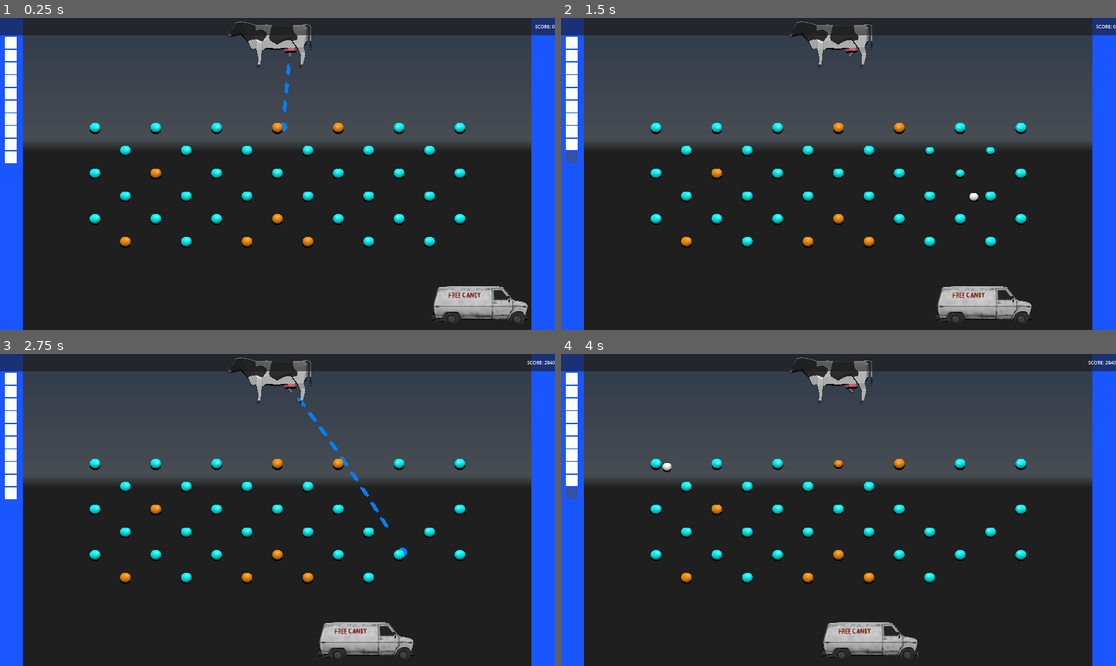
Above: before the commit, frames 1-4 (two rows, left to right).
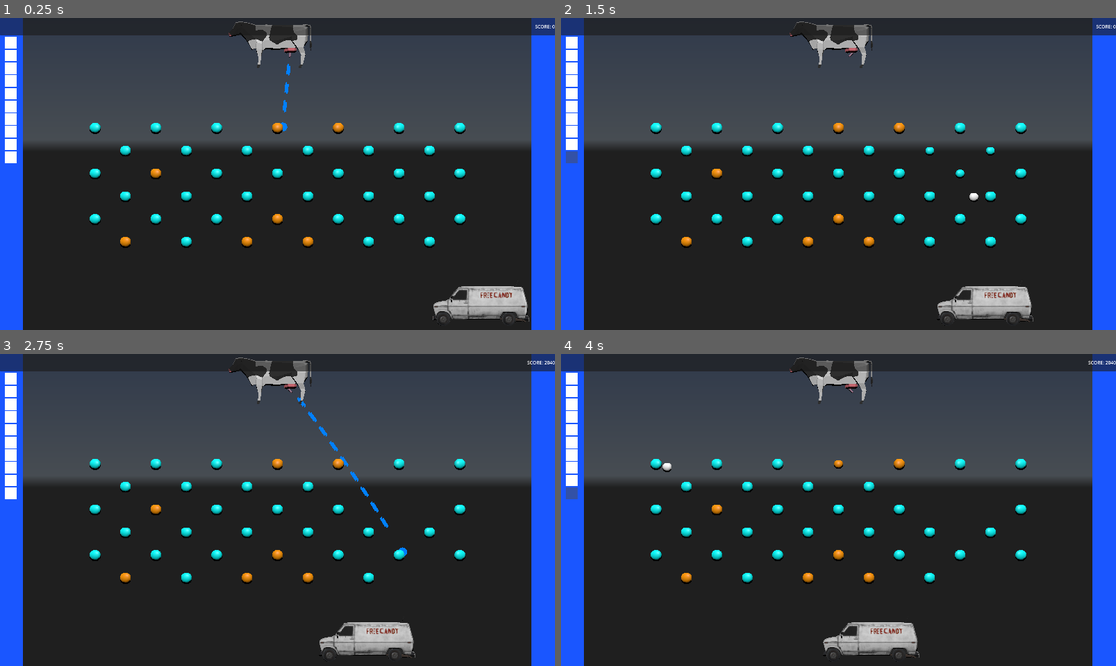
Above: after the commit, the same moments.

Repository: Temia116/Milke-2--Into-the-third-dimension
Game: Godot game, scene res://scenes/node_3d.tscn
Two runs of this game, one before a commit and one after it. Both use one fixed random seed, a clock stepped at 60 frames per second and the inputs below. A sky picture missing from this copy of the repository is replaced by a grey-blue gradient. Video files are missing from this copy of the repository; at most half a second of black plays in their place.
Inputs (mouse positions are in pixels of both pictures, inside the frame that each line leads up to):
- Up to frame 1 (0.25 s): no input
- Up to frame 2 (1.5 s): move the mouse to (960, 158) at 0.52 s; click (960, 158) at 0.67 s; move the mouse to (727, 189) at 1.27 s; click (727, 189) at 1.42 s
- Up to frame 3 (2.75 s): move the mouse to (333, 441) at 2.02 s; click (333, 441) at 2.17 s
- Up to frame 4 (4 s): move the mouse to (810, 572) at 2.77 s; click (810, 572) at 2.92 s; move the mouse to (1005, 556) at 3.52 s; click (1005, 556) at 3.67 s

The runs differ from the first frame. In frame 1, 0.9% of the frame differs, in the area x 77-96%, y 83-99%; in frame 2, 0.9%; in frame 3, 0.9%; in frame 4, 0.9%, in the area x 46-65%, y 85-99%.

Commit message:
Fart Ball Chud

Diff:
--- a/scenes/node_3d.tscn
+++ b/scenes/node_3d.tscn
@@ -82,9 +82,6 @@
 
 [node name="StaticBody3D" parent="." unique_id=1202237873 instance=ExtResource("13_umdqk")]
 transform = Transform3D(-4.371139e-08, 0, 1, 0, 1, 0, -1, 0, -4.371139e-08, 14, -10, 0)
-speed = null
-left_limit = null
-right_limit = null
 
 [node name="LeftBorder" type="MeshInstance3D" parent="." unique_id=1496683824]
 transform = Transform3D(2, 0, 0, 0, 1, 0, 0, 0, 1, -17.735, 0, 0)
--- a/van.gd
+++ b/van.gd
@@ -11,10 +11,12 @@
 
 func _process(delta):
 	position.x += speed * direction * delta
-	if position.x >= right_limit:
+	if position.x >= right_limit and direction == 1.0:
 		direction = -1.0
-	elif position.x <= left_limit:
+		$van_1.rotation.y = PI
+	elif position.x <= left_limit and direction == -1.0:
 		direction = 1.0
+		$van_1.rotation.y = 0.0
 
 func _on_catch_zone_body_entered(body):
 	if body is RigidBody3D and not body.exited:
